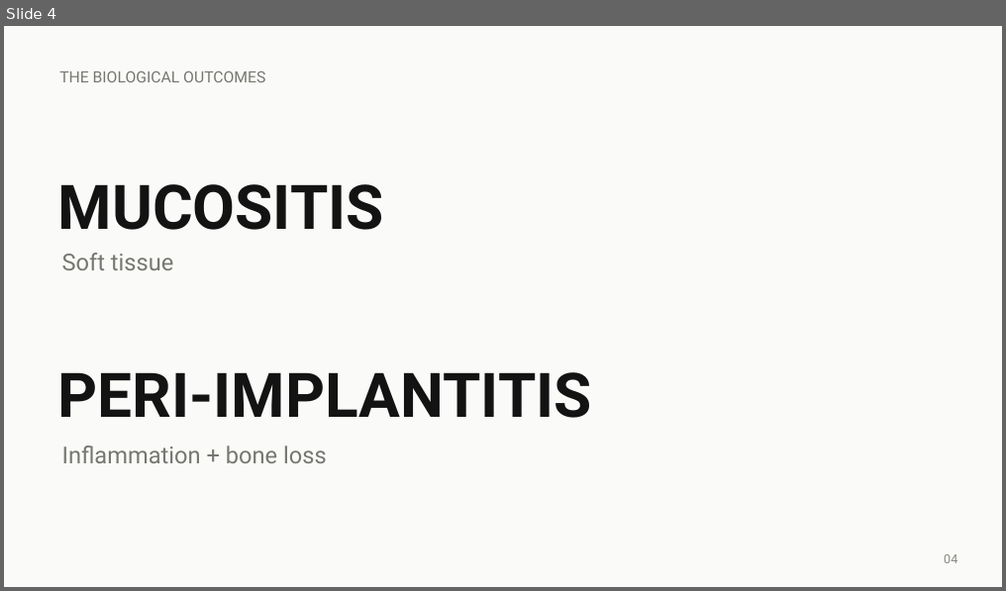
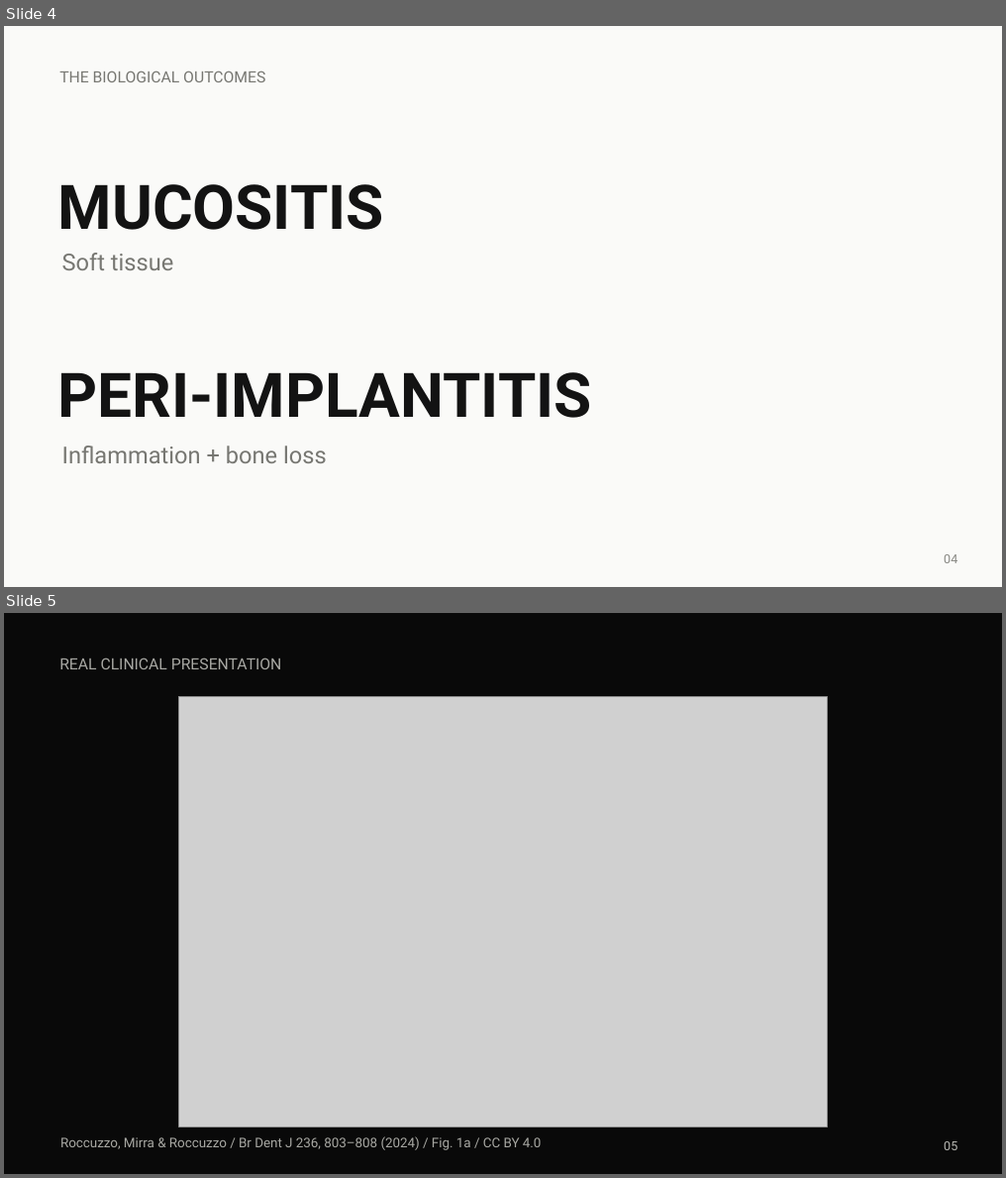
Before and after one commit to meijideandreyna/project, a slide deck: Cement_or_Screw_Complete.pptx. Shown one above the other, each under a label of ours: slide 4 before the commit, slides 4 and 5 after it. The pictures are 1006x591 and 1006x1178 pixels, drawn with LibreOffice and Linux fonts; fonts in the diff are those of the drawing; grey boxes stand for pictures; background and template pictures are left out. Boxes give left, top, right and bottom in pixels: in the first picture for what was removed or moved away, otherwise in the second. Text is boxed around its words. In the diff, an @@ line names an element or a change of style, - is before the commit and + after.

```diff
--- a/Cement_or_Screw_Complete.pptx
+++ b/Cement_or_Screw_Complete.pptx
@@ slide 5 added at <box>4,613,1002,1174</box>, background #090909 @@
@@ text added at <box>59,658,282,669</box>, 15 pt, text #A8A8A3 @@
+REAL CLINICAL PRESENTATION
@@ picture added at <box>179,696,828,1127</box> @@
@@ text added at <box>60,1137,542,1151</box>, 12.8 pt, text #A8A8A3 @@
+Roccuzzo, Mirra & Roccuzzo / Br Dent J 236, 803–808 (2024) / Fig. 1a / CC BY 4.0
@@ text added at <box>944,1142,957,1151</box>, 12 pt, text #B7B7B2 @@
+05
```
Also in this commit, not shown: 24 slides changed.
